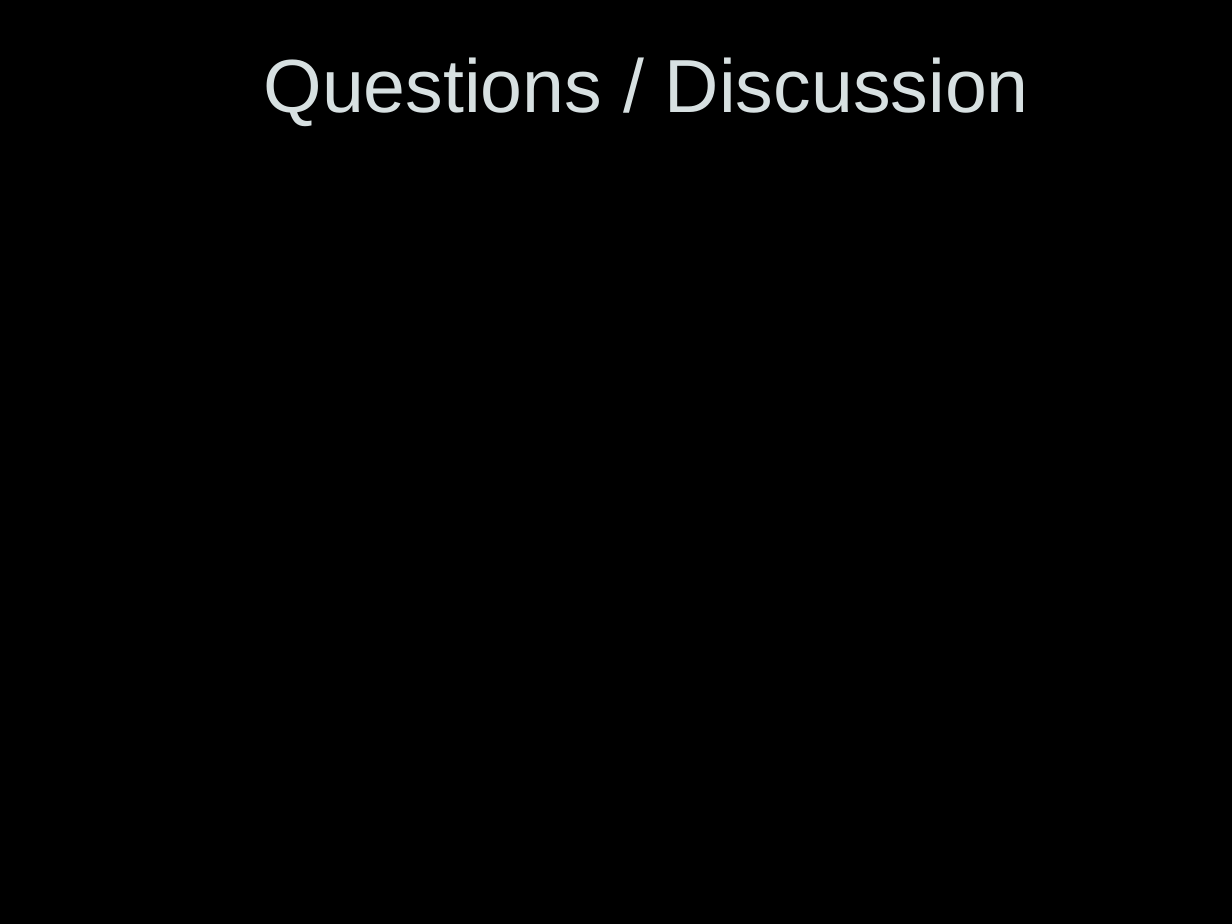
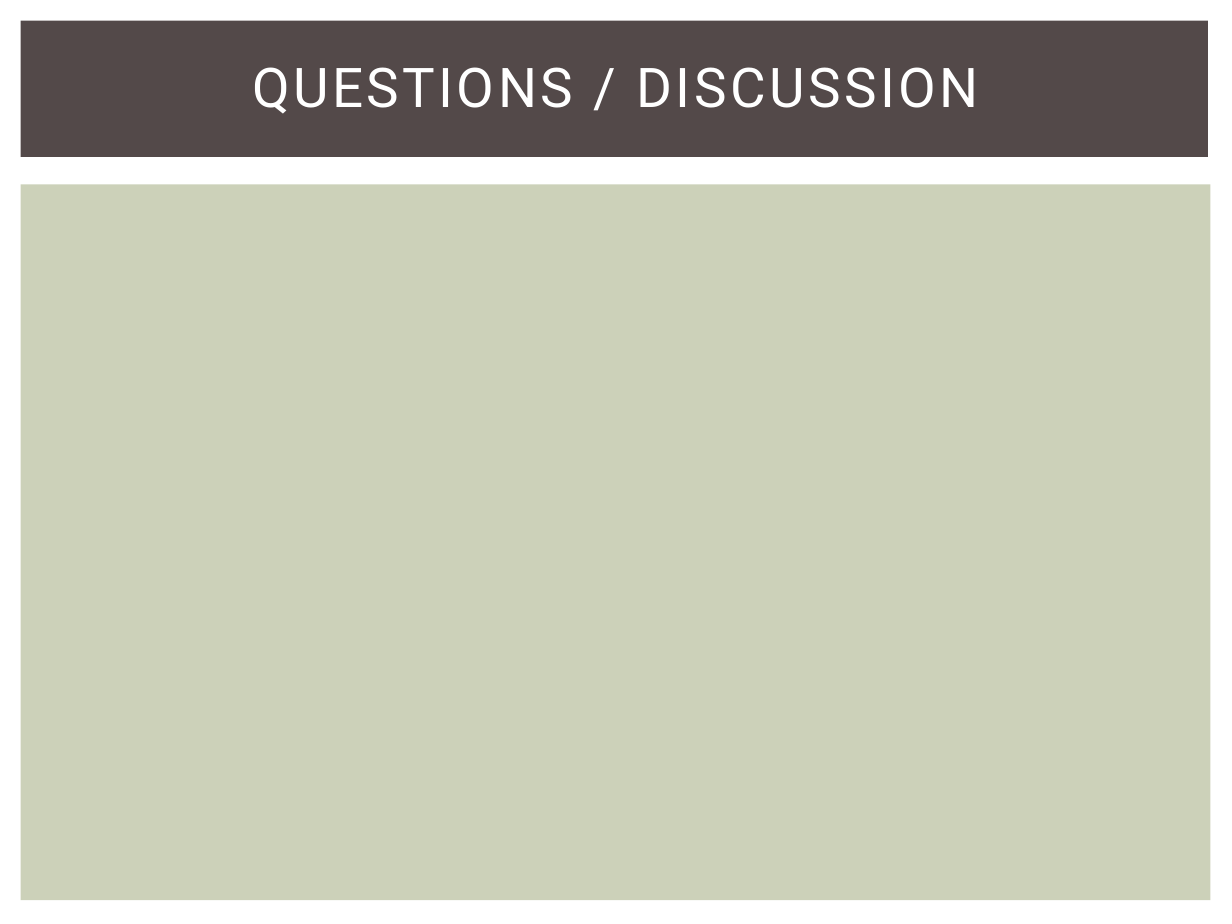
Before and after one commit to snowpuppy/augreality, a slide deck: slide 13 of doc/Team5FinalPresentation.pptx. Drawn at 1232x924 pixels with LibreOffice and Linux fonts; fonts in the diff are those of the drawing. Boxes give left, top, right and bottom in pixels: in the first picture for what was removed or moved away, otherwise in the second. Text is boxed around its words. In the diff, an @@ line names an element or a change of style, - is before the commit and + after.

```diff
--- a/doc/Team5FinalPresentation.pptx
+++ b/doc/Team5FinalPresentation.pptx
@@ background #000000 to #FFFFFF @@
@@ rectangle added at bbox=[21, 21, 1209, 158], fill #534949 @@
@@ title at bbox=[252, 67, 979, 114]: text changed; size 44 to 32 pt; font Arial to Roboto; text colour #D7E0E1 to #FFFFFF @@
-Questions / Discussion
+QUESTIONS / DISCUSSION
@@ rectangle added at bbox=[21, 185, 1211, 901], fill #CCD1B9 @@
```
Also in this commit, not shown: 9 other slides changed, 3 slides added, 3 slides removed.
